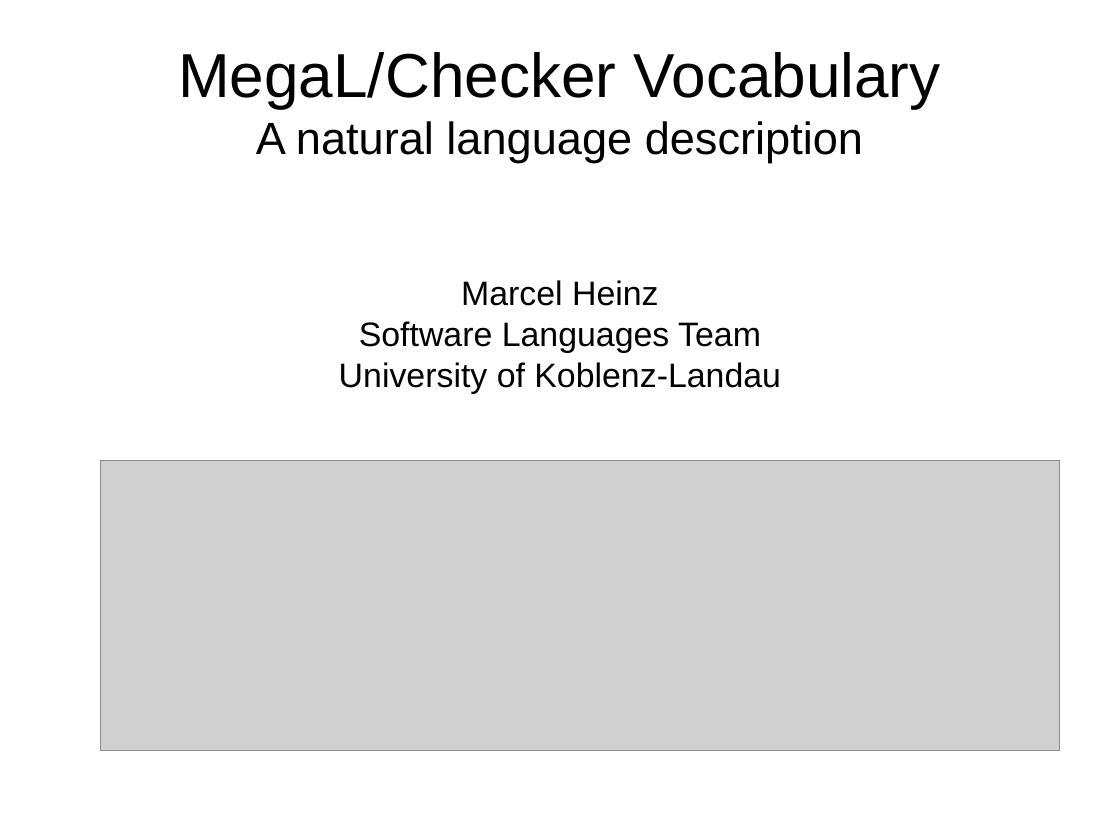
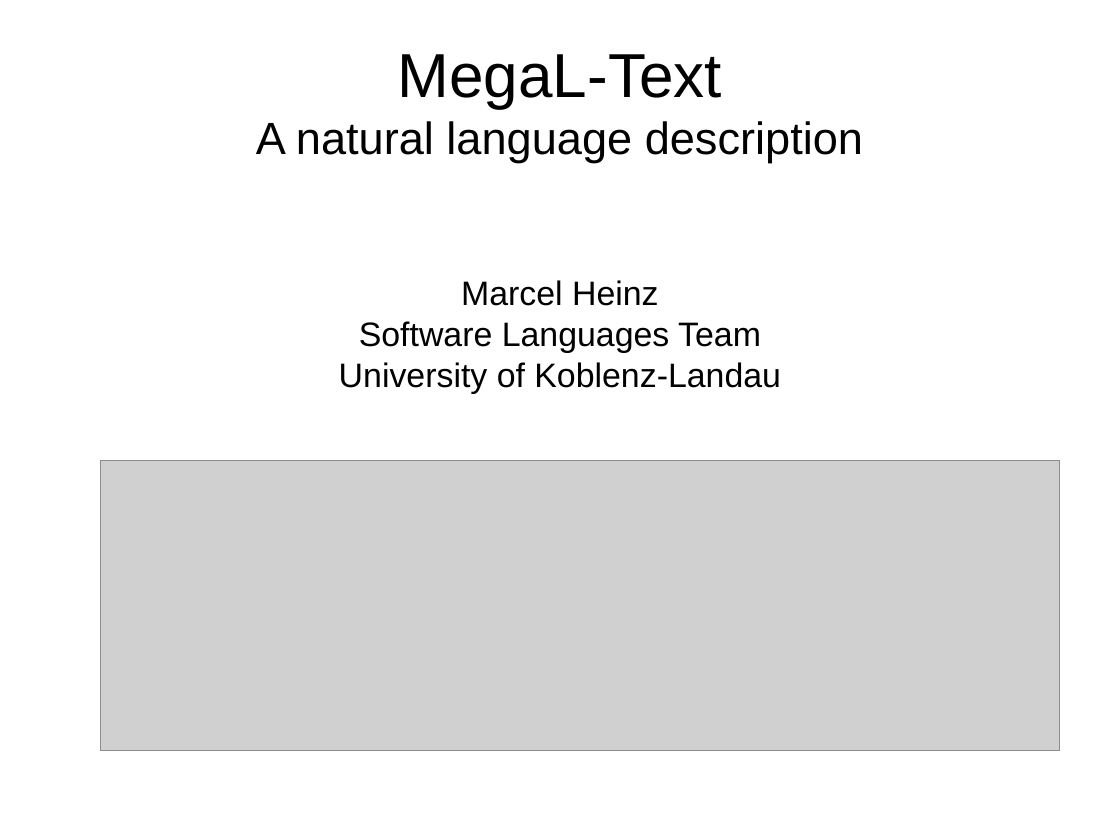
Before and after one commit to softlang/megalib, a slide deck: slide 1 of docs/LanguageDescription.odp. Drawn at 1120x840 pixels with LibreOffice and Linux fonts; fonts in the diff are those of the drawing; grey boxes stand for pictures; background and template pictures are left out. Boxes give left, top, right and bottom in pixels: in the first picture for what was removed or moved away, otherwise in the second. Text is boxed around its words. In the diff, an @@ line names an element or a change of style, - is before the commit and + after.

```diff
--- a/docs/LanguageDescription.odp
+++ b/docs/LanguageDescription.odp
@@ subtitle at (398, 54, 722, 108): text changed @@
-MegaL/Checker Vocabulary
+MegaL-Text
```
Also in this commit, not shown: 12 other slides changed, 9 slides added, 4 slides removed, 1 other file.
